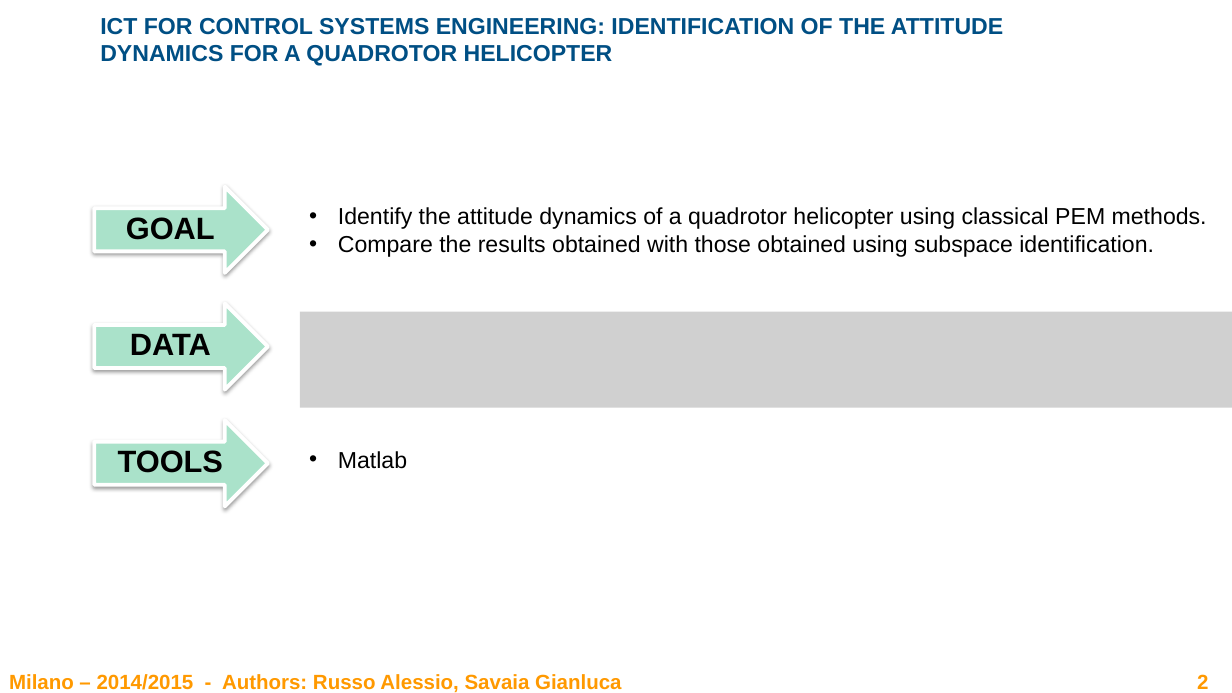
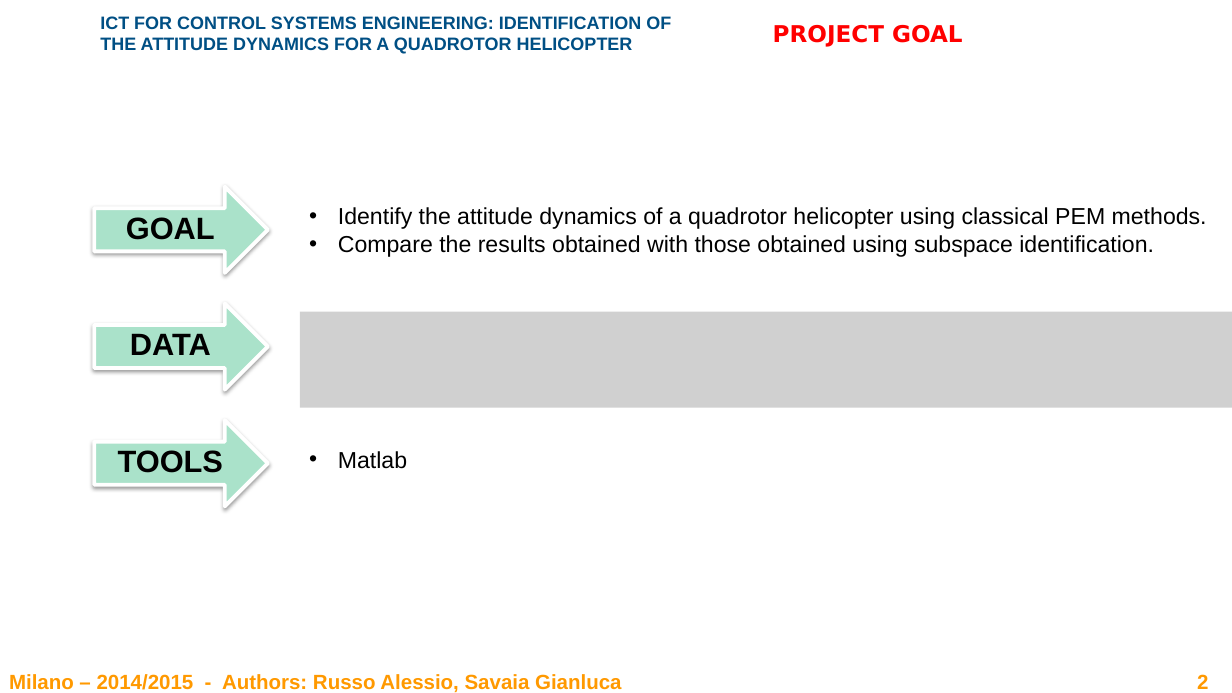
Before and after one commit to rssalessio/BlackBox-Quadrotor-Identification, a slide deck: slide 2 of report/Report.pptx. Drawn at 1232x693 pixels with LibreOffice and Linux fonts; fonts in the diff are those of the drawing; grey boxes stand for pictures; background and template pictures are left out. Boxes give left, top, right and bottom in pixels: in the first picture for what was removed or moved away, otherwise in the second. Text is boxed around its words. In the diff, an @@ line names an element or a change of style, - is before the commit and + after.

```diff
--- a/report/Report.pptx
+++ b/report/Report.pptx
@@ text "ICT FOR CONTROL SYSTEMS ENGINEERING: ..." at (100,16,671,54): size 18 to 14 pt @@
@@ text added at (773,25,963,47), 18 pt, text #FF0000, bold @@
+PROJECT GOAL
```
Also in this commit, not shown: 4 other slides changed, 4 slides added, 3 other files.
